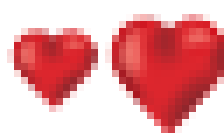
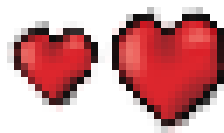
Layers edited between the first and the second 224px x 133px image:
painted on "heart" (1st of 3) over [left=7, top=7, right=224, bottom=133]
painted on "heart" (2nd of 3) over [left=7, top=28, right=98, bottom=112]
